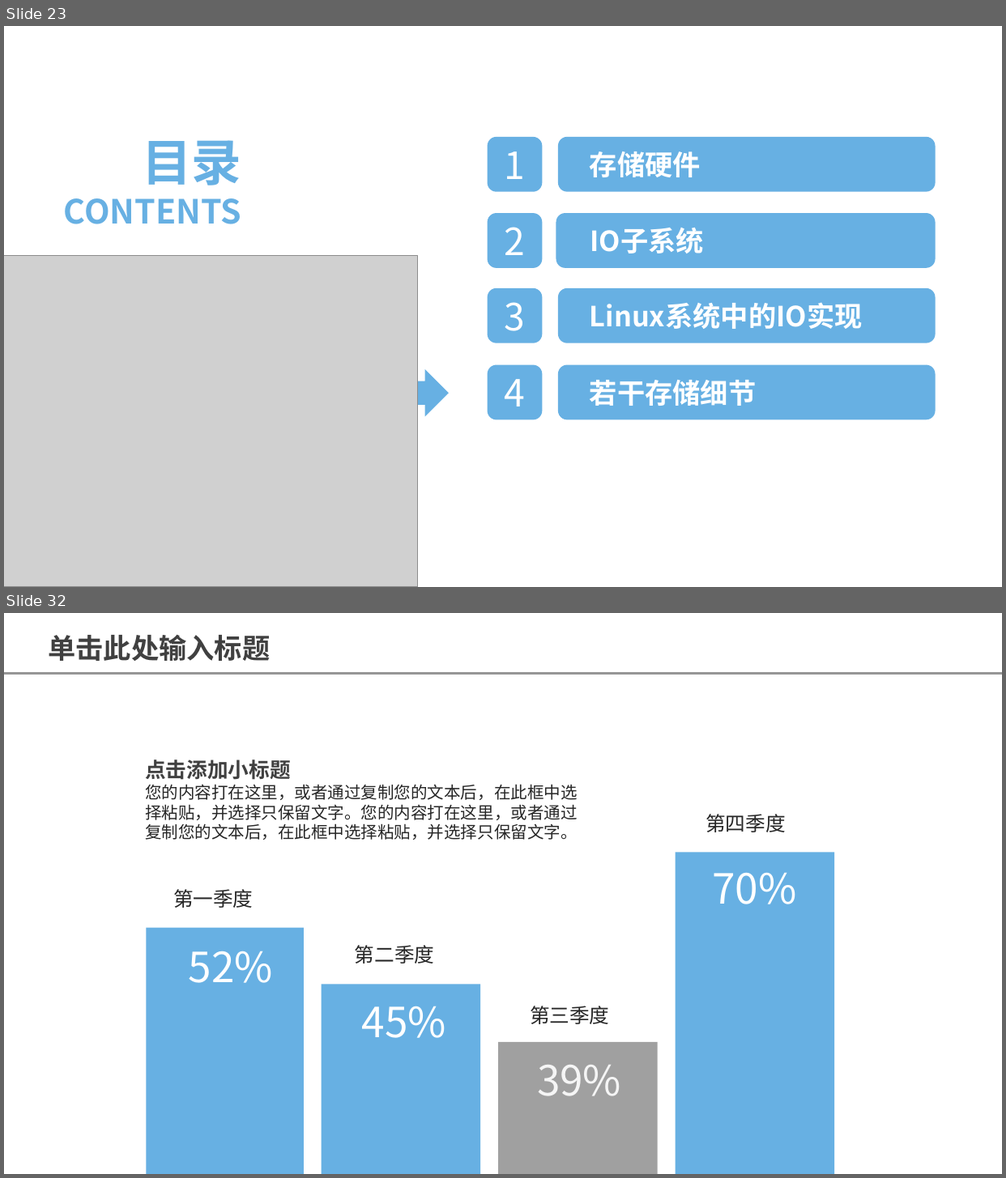
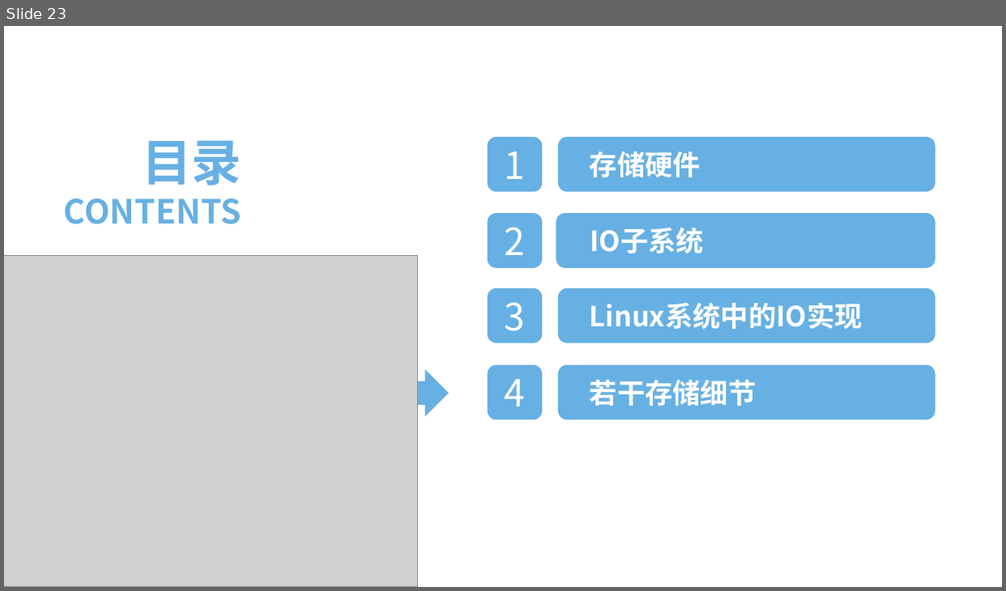
Before and after one commit to foreverfruit/Doc, a slide deck: 学习汇报.pptx. Shown one above the other, each under a label of ours: slides 23 and 32 before the commit, slide 23 after it; the slides between them are not shown. The pictures are 1006x1178 and 1006x591 pixels, drawn with LibreOffice and Linux fonts; fonts in the diff are those of the drawing; grey boxes stand for pictures. Boxes give left, top, right and bottom in pixels: in the first picture for what was removed or moved away, otherwise in the second. Text is boxed around its words. In the diff, an @@ line names an element or a change of style, - is before the commit and + after.

```diff
--- a/学习汇报.pptx
+++ b/学习汇报.pptx
@@ slide 32 removed at <box>4,613,1002,1174</box>, background #FFFFFF @@
@@ text removed at <box>48,635,270,661</box> @@
-单击此处输入标题
@@ line removed from (4, 674) to (1002, 674) @@
@@ text removed at <box>145,760,577,840</box> @@
-点击添加小标题
-您的内容打在这里，或者通过复制您的文本后，在此框中选择粘贴，并选择只保留文字。您的内容打在这里，或者通过复制您的文本后，在此框中选择粘贴，并选择只保留文字。
@@ text removed at <box>705,814,786,833</box> @@
-第四季度
@@ rectangle removed at <box>675,853,835,1174</box> @@
@@ text removed at <box>712,872,796,905</box> @@
-70%
@@ text removed at <box>173,889,253,908</box> @@
-第一季度
@@ rectangle removed at <box>146,927,304,1174</box> @@
@@ text removed at <box>189,951,273,983</box> @@
-52%
@@ text removed at <box>355,945,435,964</box> @@
-第二季度
@@ rectangle removed at <box>322,984,481,1174</box> @@
@@ text removed at <box>362,1006,446,1038</box> @@
-45%
@@ text removed at <box>530,1006,610,1024</box> @@
-第三季度
@@ rectangle removed at <box>498,1042,658,1174</box> @@
@@ text removed at <box>537,1065,621,1097</box> @@
-39%
```
Also in this commit, not shown: 1 slide changed, 1 slide added, 28 other slides removed, 1 other file.
